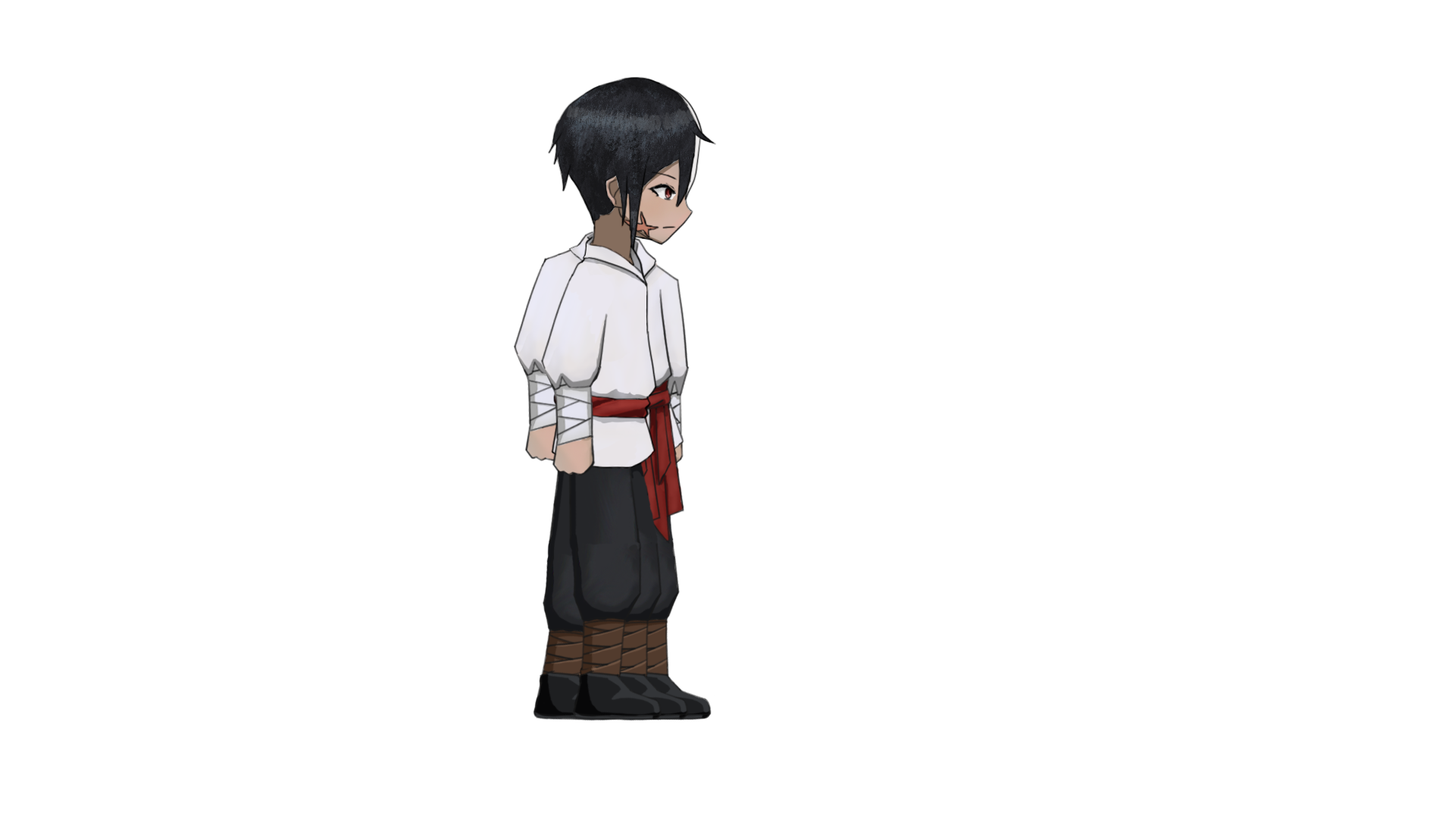
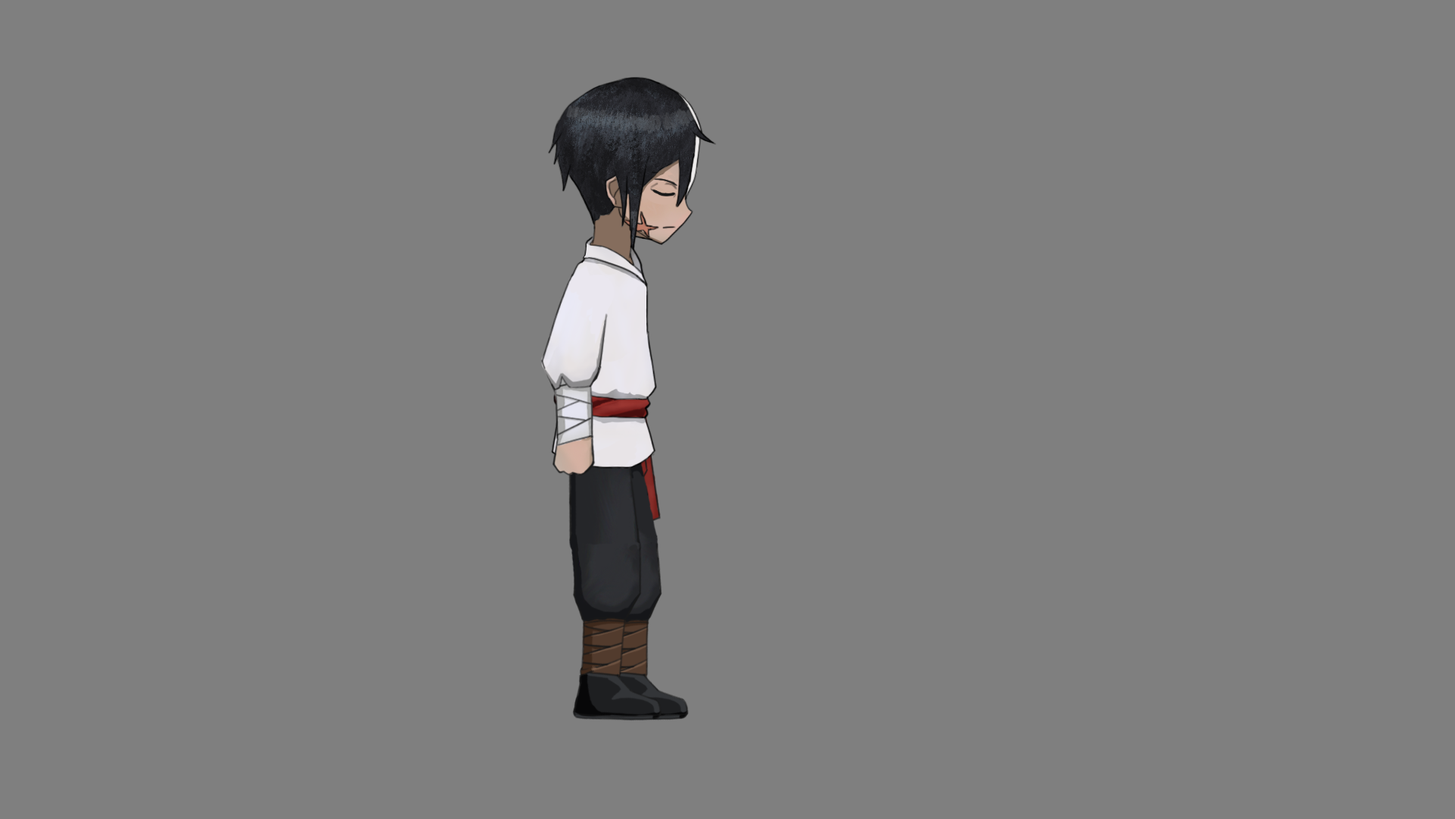
Layer changes from the first (1455, 819) image to the second:
hid "head[merge]", opacity 100% → 31% over 548, 76, 717, 246
added layer "head[merge] eye close" above "Group 1" over 548, 76, 717, 246
moved "right forearm[merge]" into group "Group 1" over 516, 326, 558, 462
moved "right upper arm[merge]" into group "Group 1" over 513, 258, 585, 396
moved "torso[merge]" into group "Group 1" over 541, 211, 674, 417
moved "belly[merge]" into group "Group 1" over 646, 395, 686, 545
moved "right feet[merge]" into group "Group 1" over 532, 669, 627, 722
moved "lap[merge]" into group "Group 1" over 541, 389, 685, 471
moved "right foreleg[merge]" into group "Group 1" over 538, 540, 586, 704
moved "left feet[merge]" into group "Group 1" over 621, 670, 712, 721
moved "right upper leg[merge]" into group "Group 1" over 548, 422, 576, 581
moved "left foreleg[merge]" into group "Group 1" over 636, 539, 716, 697
moved "left upper leg[merge]" into group "Group 1" over 650, 435, 674, 573
moved "left forearm[merge]" into group "Group 1" over 642, 356, 690, 466
moved "left upper arm[merge]" into group "Group 1" over 639, 262, 690, 413
added layer "Layer 1" (50%) over 0, 0, 1455, 819
